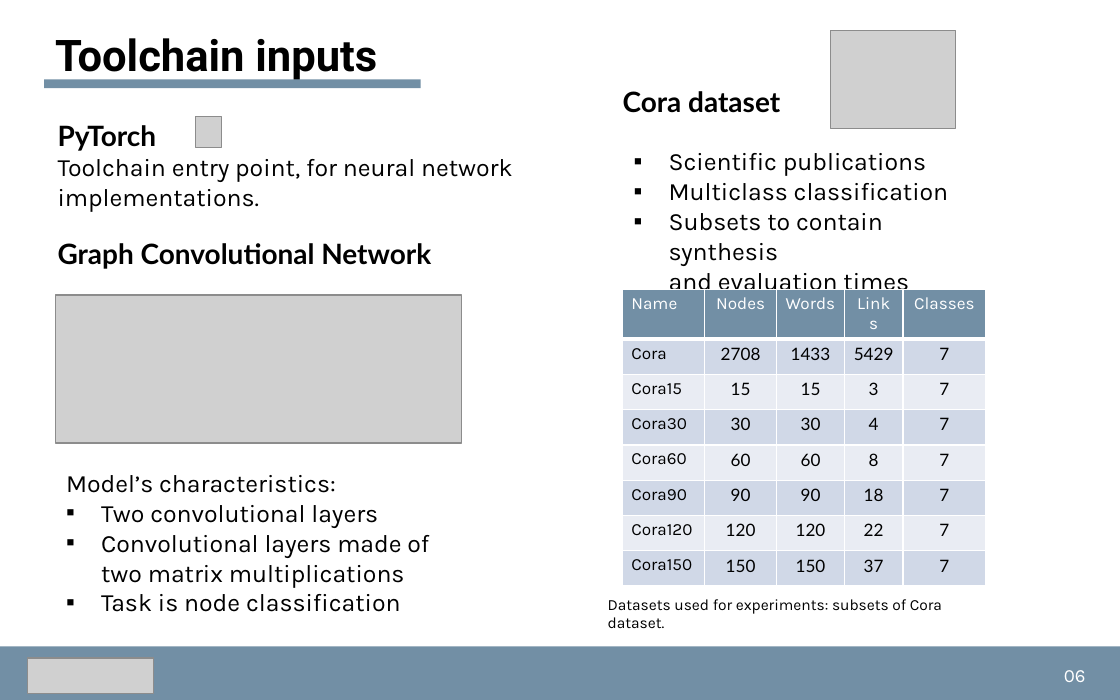
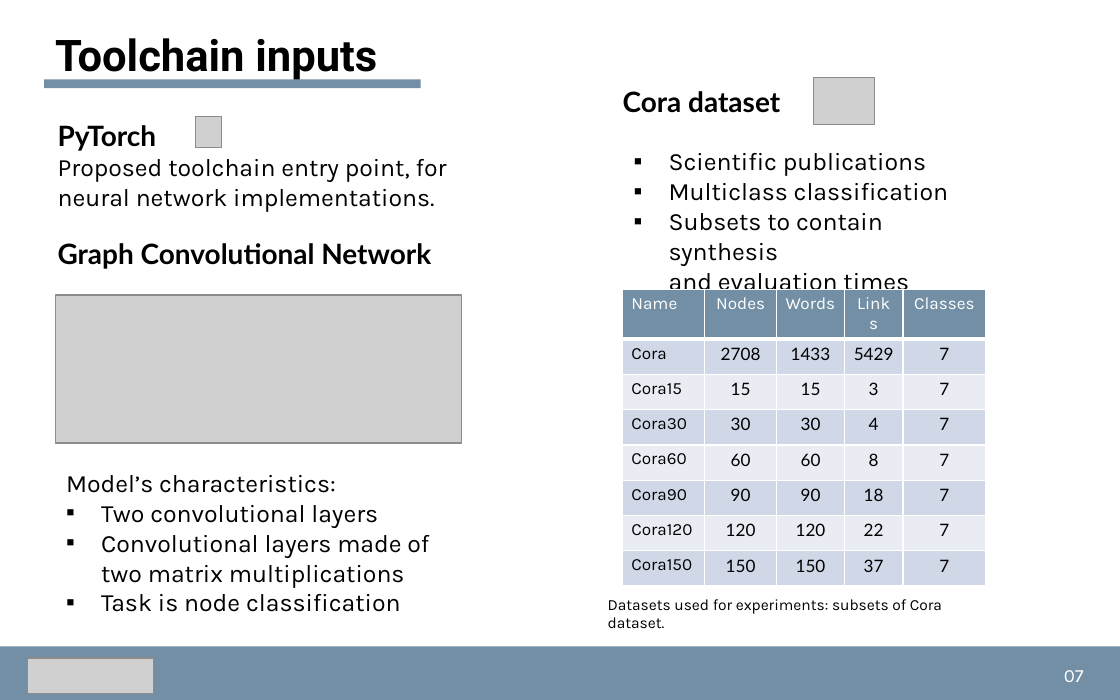
Before and after one commit to dmsgnn/master-thesis, a slide deck: slide 7 of docs/presentation/presentation.pptx (slide 6 before the commit). Drawn at 1120x700 pixels with LibreOffice and Linux fonts; fonts in the diff are those of the drawing; grey boxes stand for pictures. Boxes give left, top, right and bottom in pixels: in the first picture for what was removed or moved away, otherwise in the second. Text is boxed around its words. In the diff, an @@ line names an element or a change of style, - is before the commit and + after.

```diff
--- a/docs/presentation/presentation.pptx
+++ b/docs/presentation/presentation.pptx
@@ picture: place and size @@
-picture at [830, 30, 955, 128]
+picture at [813, 77, 874, 124]
@@ text at [58, 159, 447, 212]: text changed @@
-Toolchain entry point, for neural network implementations.
+Proposed toolchain entry point, for neural network implementations.
@@ text at [1064, 670, 1084, 682]: text changed @@
-06
+07
```
Also in this commit, not shown: 16 other slides changed, 2 slides added, 4 other files.
